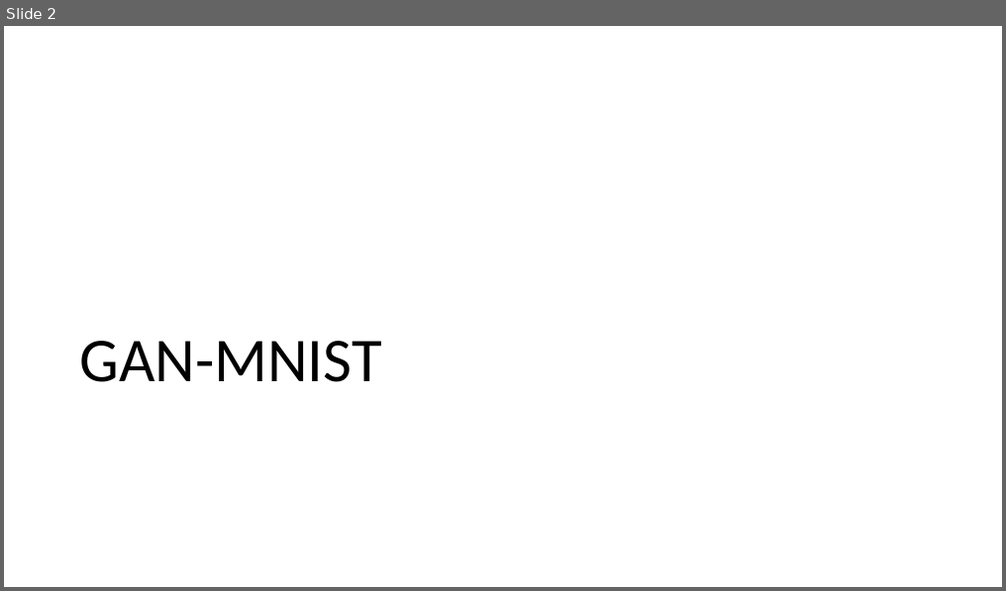
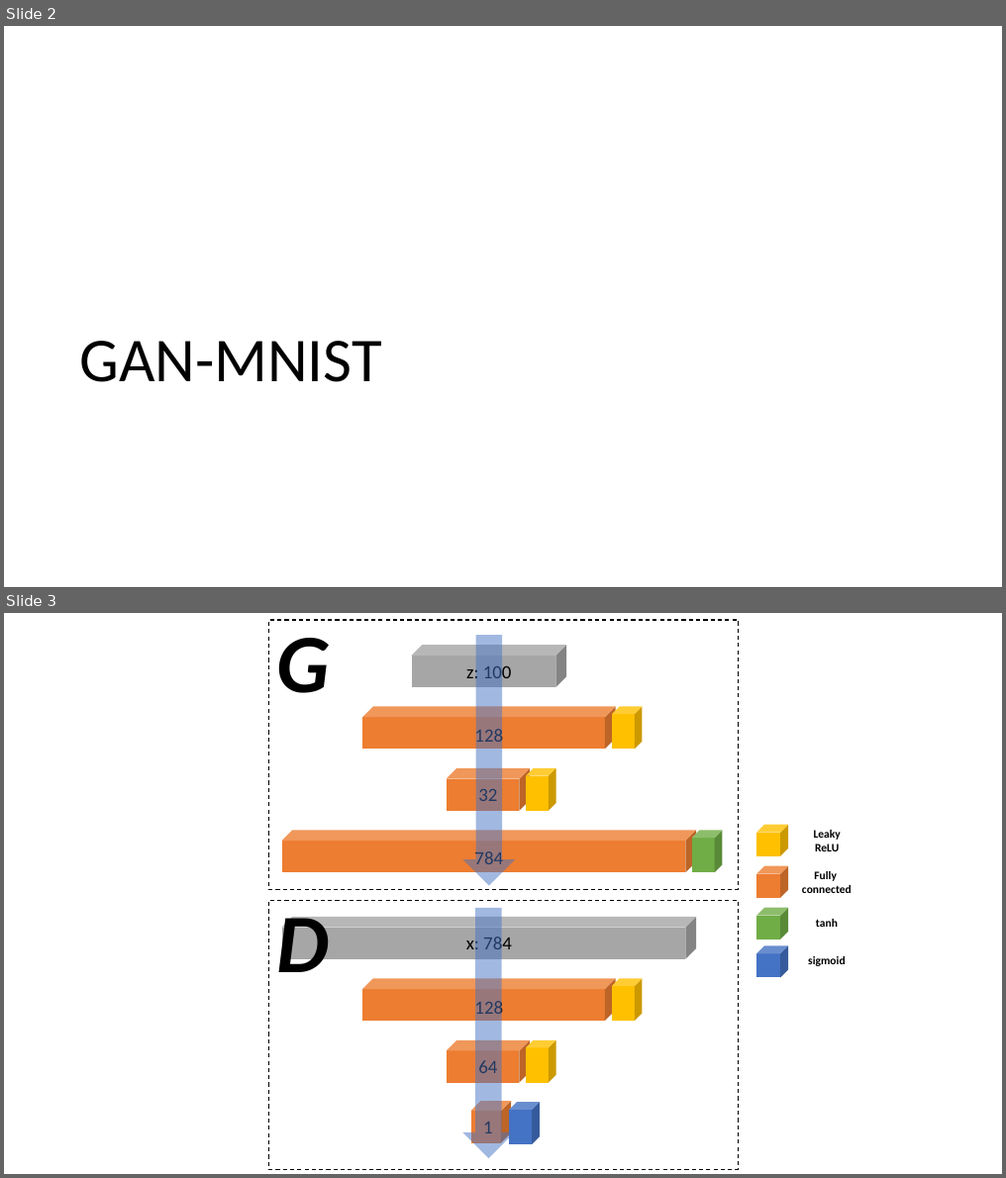
Before and after one commit to moono/moo-dl-practice, a slide deck: Work-place/GANs.pptx. Shown one above the other, each under a label of ours: slide 2 before the commit, slides 2 and 3 after it. The pictures are 1006x591 and 1006x1178 pixels, drawn with LibreOffice and Linux fonts; fonts in the diff are those of the drawing. Boxes give left, top, right and bottom in pixels: in the first picture for what was removed or moved away, otherwise in the second. Text is boxed around its words. In the diff, an @@ line names an element or a change of style, - is before the commit and + after.

```diff
--- a/Work-place/GANs.pptx
+++ b/Work-place/GANs.pptx
@@ slide 3 added at [4, 613, 1002, 1174], background #FFFFFF @@
@@ rectangle added at [269, 620, 739, 889], outline #000000 1 pt dashed @@
@@ text added at [276, 638, 330, 693], 80 pt, text #000000, bold, italic @@
+G
@@ down arrow added at [463, 635, 515, 885], fill #4472C4 at 50% opacity @@
@@ cube added at [411, 645, 566, 687], fill #A6A6A6 @@
@@ text added at [466, 663, 512, 684], 18 pt, text #000000 @@
+z: 100
@@ cube added at [362, 707, 616, 750], fill #ED7D31 @@
@@ text added at [474, 726, 503, 747], 18 pt, text #000000 @@
+128
@@ cube added at [612, 707, 642, 750], fill #FFC000 @@
@@ cube added at [447, 768, 531, 811], fill #ED7D31 @@
@@ text added at [478, 789, 497, 801], 18 pt, text #000000 @@
+32
@@ cube added at [526, 768, 555, 811], fill #FFC000 @@
@@ cube added at [282, 830, 696, 872], fill #ED7D31 @@
@@ text added at [474, 849, 503, 864], 18 pt, text #000000 @@
+784
@@ cube added at [692, 830, 722, 872], fill #70AD47 @@
@@ rectangle added at [269, 900, 739, 1170], outline #000000 1 pt dashed @@
@@ text added at [276, 903, 329, 991], 80 pt, text #000000, bold, italic @@
+D
@@ down arrow added at [463, 908, 515, 1158], fill #4472C4 at 50% opacity @@
@@ cube added at [282, 917, 696, 959], fill #A6A6A6 @@
@@ text added at [466, 935, 512, 956], 18 pt, text #000000 @@
+x: 784
@@ group added at [756, 825, 851, 977]: 4 texts, 4 cubes @@
+Leaky
+ReLU
+Fully
+connected
+tanh
+sigmoid
@@ cube added at [362, 979, 616, 1022], fill #ED7D31 @@
@@ text added at [474, 998, 503, 1019], 18 pt, text #000000 @@
+128
@@ cube added at [612, 979, 642, 1022], fill #FFC000 @@
@@ cube added at [447, 1041, 531, 1083], fill #ED7D31 @@
@@ cube added at [526, 1041, 555, 1083], fill #FFC000 @@
@@ text added at [478, 1060, 497, 1073], 18 pt, text #000000 @@
+64
@@ cube added at [471, 1101, 512, 1144], fill #ED7D31 @@
@@ cube added at [509, 1103, 540, 1146], fill #4472C4 @@
@@ text added at [483, 1122, 493, 1134], 18 pt, text #000000 @@
+1
```
Also in this commit, not shown: 10 other files.
